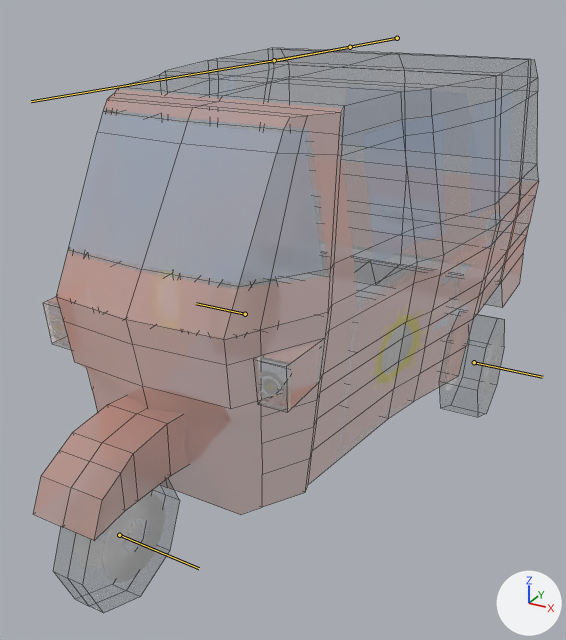
One commit to the FBX model GoTukTuk/Assets/Model/bajai_jadi_texturetest_animasi.fbx: the scene before it, then after it.
The view is the same before and after, from a camera (50 mm lens) standing at (4.58, -8.54, 5.98) and looking at (0.06, -0.32, 1.88). The lights are fixed; the arrows at lower right show +X, +Y and +Z. Both versions are drawn at frame 1 of the action 'ABajai|belokKanan'; the numbers are the values there. The bones that change are drawn over the model as lines. Mesh edges are drawn as thin lines.

Names of what the first picture shows: 'BajaiO'.
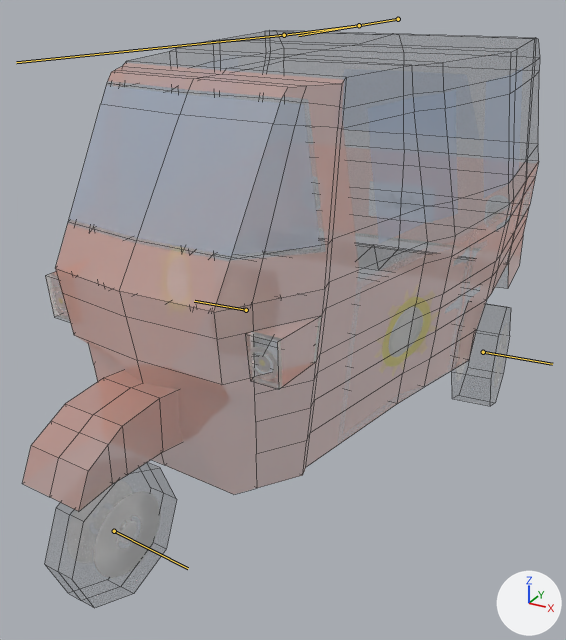
What differs and where, as boxes [x1, y1, x2, y2] in the pictures (566 x 640 px):
'BajaiO', posed: before [33, 90, 539, 582]; after [22, 63, 539, 578]
bone 'Body.B', root to tip: before (397, 38) to (277, 60); after (398, 19) to (298, 35)
bone 'Body.C', root to tip: before (350, 47) to (274, 60); after (359, 25) to (284, 35)
bone 'Body.F', root to tip: before (274, 60) to (31, 101); after (284, 35) to (16, 62)
bone 'Tire.F', root to tip: before (119, 535) to (199, 568); after (114, 531) to (188, 568)
bone 'Tire.L', root to tip: before (474, 362) to (542, 377); after (483, 352) to (552, 364)
bone 'Tire.R', root to tip: before (245, 314) to (196, 303); after (246, 310) to (194, 301)

The change in detail:
Bone 'Body.B' (bone_body_b) moves from (0.0, 0.0, -0.03) to (0.0, 0.0, -0.3).
Bone 'Body.B' (bone_body_b) turns from (0, 0, -1) to (0, 0, -5) degrees about its own x, y and z.
Bone 'Body.C' (bone_body_c) turns from (0, 0, 1) to (0, 0, 5) degrees about its own x, y and z.
Bone 'Body.F' (bone_body_f) turns from (0, 0, 1) to (0, 0, 5) degrees about its own x, y and z.
Bone 'Tire.F' (bone_tire_f) moves from (0.03, 0.0, 0.0) to (0.3, 0.0, 0.0).
Bone 'Tire.L' (bone_tire_l) moves from (0.16, 0.0, 0.0) to (0.3, 0.0, 0.0).
Bone 'Tire.R' (bone_tire_r) moves from (0.0, 0.0, -0.16) to (0.0, 0.0, -0.3).
